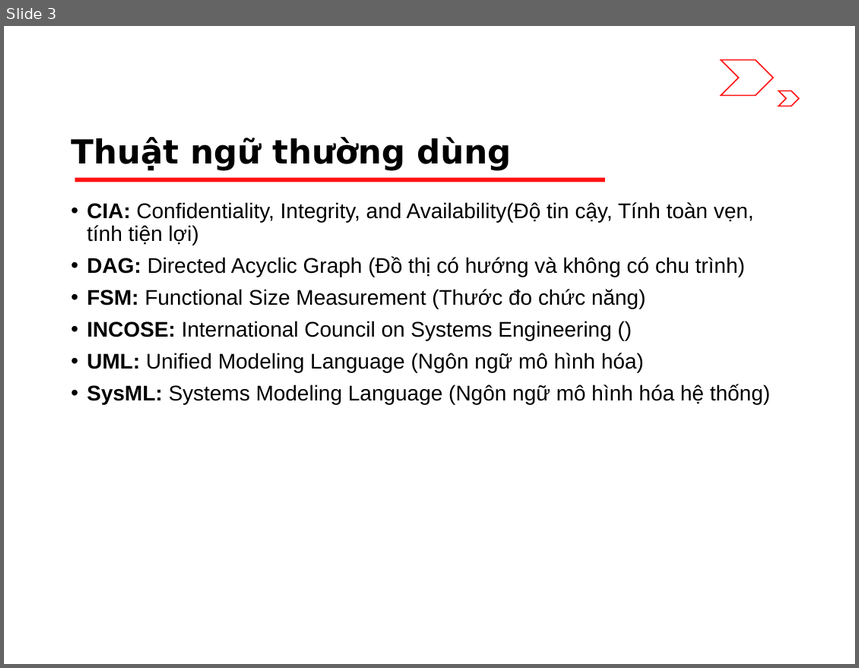
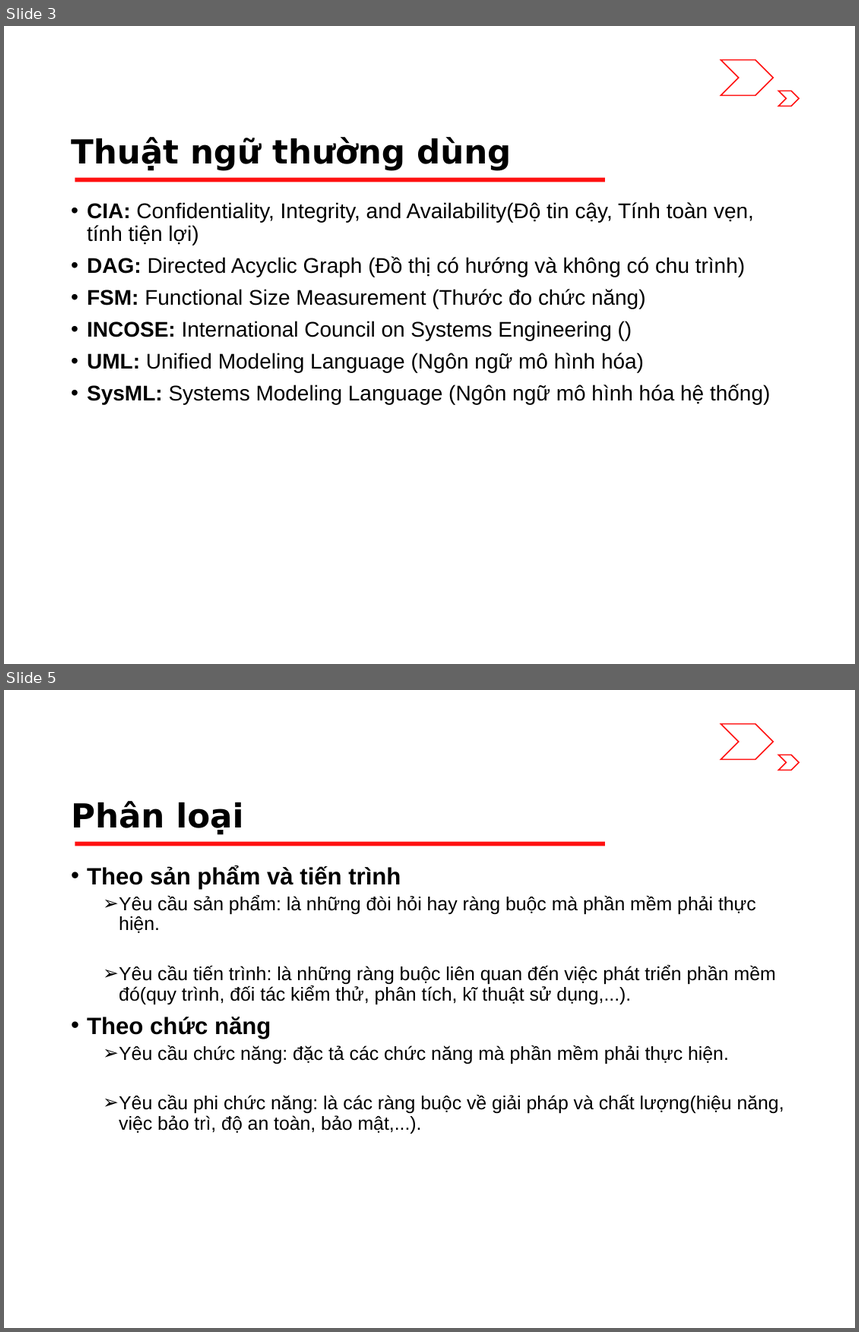
Before and after one commit to riverspart/uet-adv-sw-engineering, a slide deck: slide/release/chapter_1/slide.pptx. Shown one above the other, each under a label of ours: slide 3 before the commit, slides 3 and 5 after it; the slides between them are not shown. The pictures are 859x668 and 859x1332 pixels, drawn with LibreOffice and Linux fonts; fonts in the diff are those of the drawing. Boxes give left, top, right and bottom in pixels: in the first picture for what was removed or moved away, otherwise in the second. Text is boxed around its words. In the diff, an @@ line names an element or a change of style, - is before the commit and + after.

```diff
--- a/slide/release/chapter_1/slide.pptx
+++ b/slide/release/chapter_1/slide.pptx
@@ slide 5 added at [4, 690, 855, 1328], background #FFFFFF; not listed: 3 template elements that a slide beside it also shows @@
@@ title added at [71, 801, 243, 835], 28 pt, text #000000, bold @@
+Phân loại
@@ text added at [87, 866, 785, 1134], 16 pt, text #000000 @@
+• Theo sản phẩm và tiến trình
+  ➢ Yêu cầu sản phẩm: là những đòi hỏi hay ràng buộc mà phần mềm phải thực hiện.
+  ➢ Yêu cầu tiến trình: là những ràng buộc liên quan đến việc phát triển phần mềm đó(quy trình, đối tác kiểm thử, phân tích, kĩ thuật sử dụng,...).
+• Theo chức năng
+  ➢ Yêu cầu chức năng: đặc tả các chức năng mà phần mềm phải thực hiện.
+  ➢ Yêu cầu phi chức năng: là các ràng buộc về giải pháp và chất lượng(hiệu năng, việc bảo trì, độ an toàn, bảo mật,...).
```
Also in this commit, not shown: 1 other slide added.
